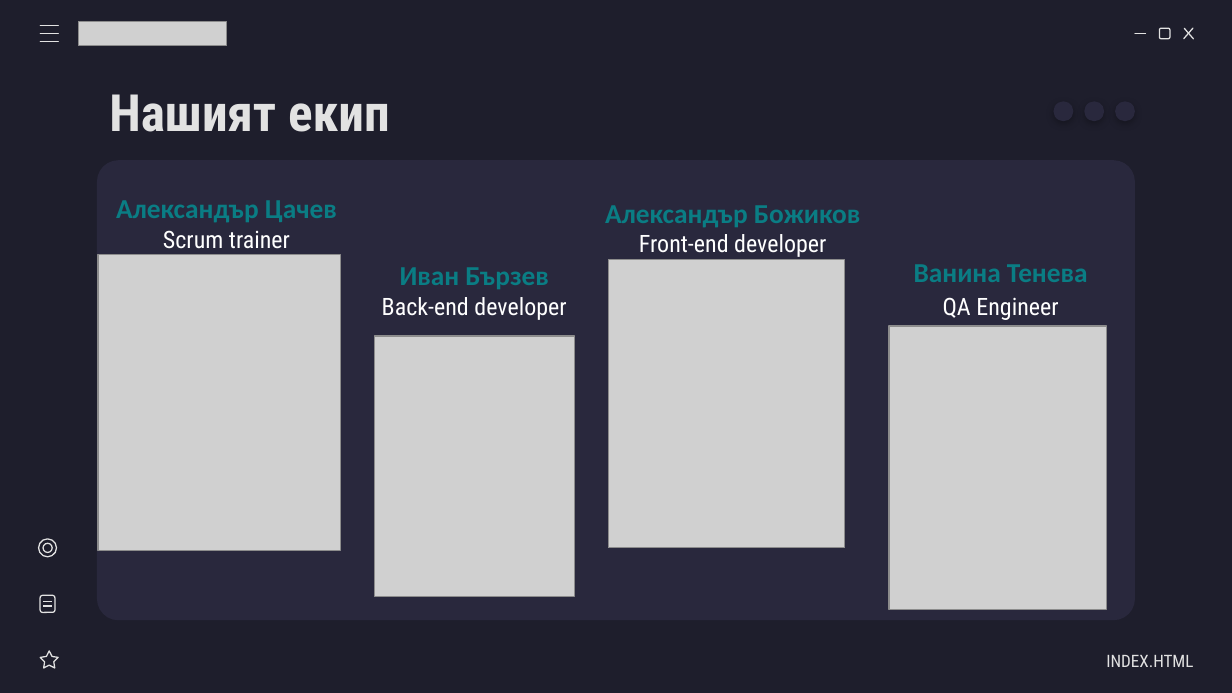
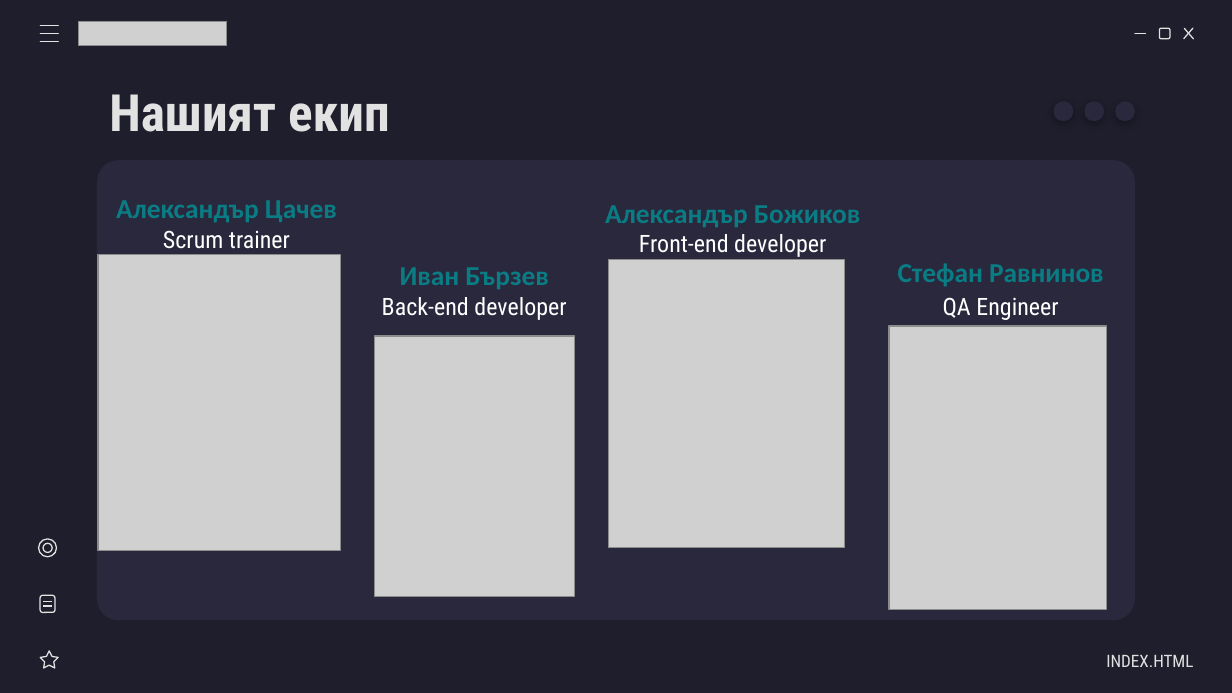
Before and after one commit to IVBarzev19/GenicKup, a slide deck: slide 2 of Documents/Presentation.pptx. Drawn at 1232x693 pixels with LibreOffice and Linux fonts; fonts in the diff are those of the drawing; grey boxes stand for pictures. Boxes give left, top, right and bottom in pixels: in the first picture for what was removed or moved away, otherwise in the second. Text is boxed around its words. In the diff, an @@ line names an element or a change of style, - is before the commit and + after.

Commit message:
Update Presentation

```diff
--- a/Documents/Presentation.pptx
+++ b/Documents/Presentation.pptx
@@ text at [898, 263, 1104, 286]: text changed @@
-Ванина Тенева
+Стефан Равнинов
```
